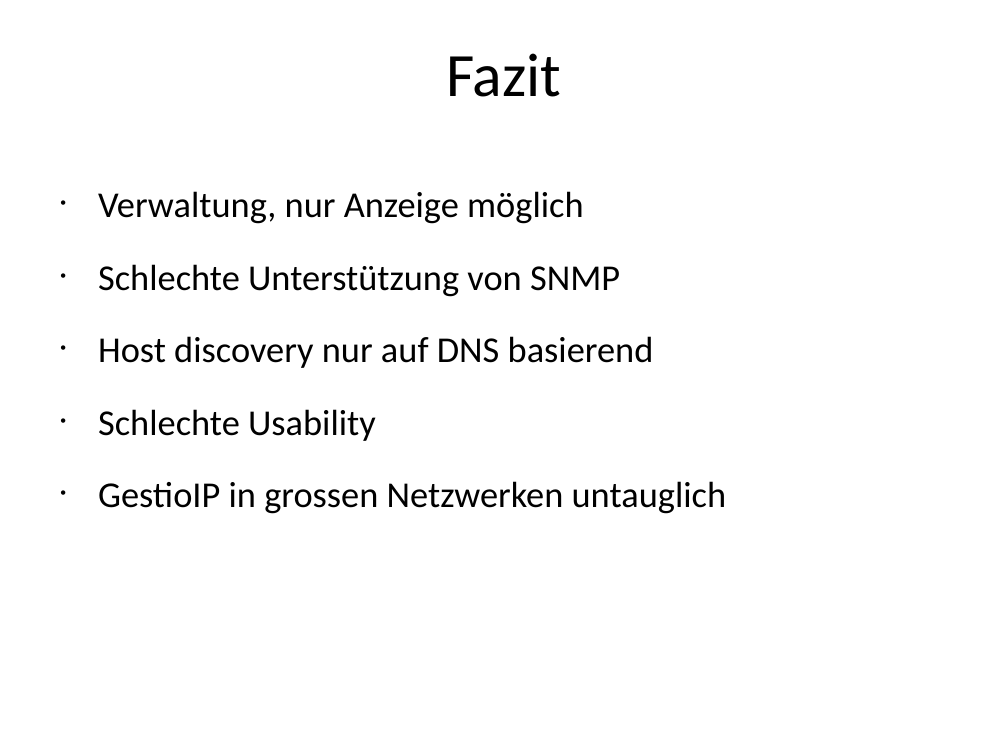
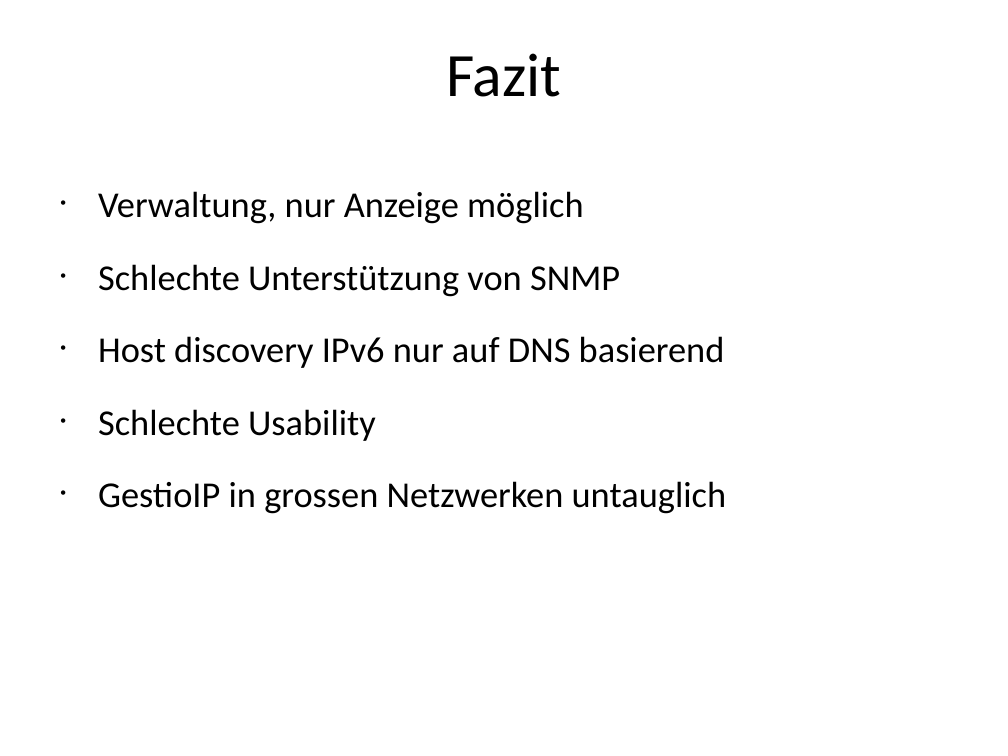
Before and after one commit to iSOcH/wosm, a slide deck: slide 11 of Phase3/Demo3.odp. Drawn at 1008x756 pixels with LibreOffice and Linux fonts; fonts in the diff are those of the drawing. Boxes give left, top, right and bottom in pixels: in the first picture for what was removed or moved away, otherwise in the second. Text is boxed around its words. In the diff, an @@ line names an element or a change of style, - is before the commit and + after.

```diff
--- a/Phase3/Demo3.odp
+++ b/Phase3/Demo3.odp
@@ text at (98, 336, 725, 368): text changed @@
-• Host discovery nur auf DNS basierend
+• Host discovery IPv6 nur auf DNS basierend
```
Also in this commit, not shown: 1 other slide changed, 1 other file.
